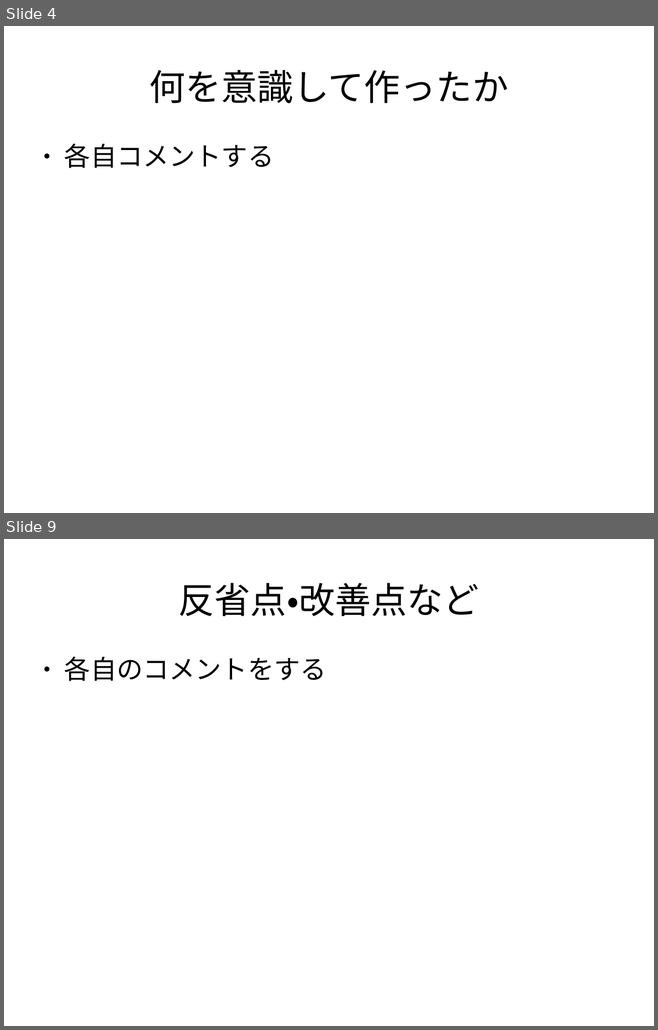
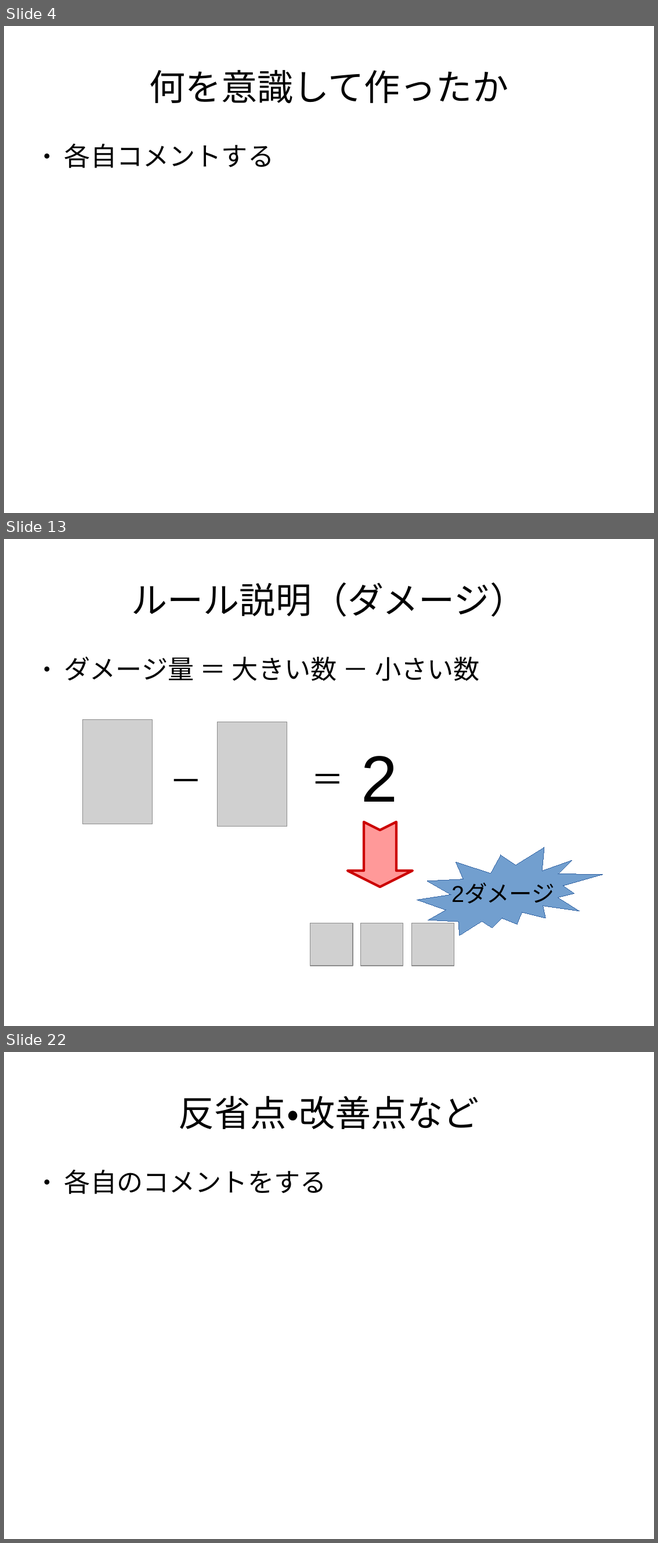
Before and after one commit to Hideya09/Casino, a slide deck: プレゼン資料/ゲーム制作発表.odp. Shown one above the other, each under a label of ours: slides 4 and 9 before the commit, slides 4, 13 and 22 after it; the slides between them are not shown. The pictures are 658x1030 and 658x1543 pixels, drawn with LibreOffice and Linux fonts; fonts in the diff are those of the drawing; grey boxes stand for pictures. Boxes give left, top, right and bottom in pixels: in the first picture for what was removed or moved away, otherwise in the second. Text is boxed around its words. In the diff, an @@ line names an element or a change of style, - is before the commit and + after.

```diff
--- a/プレゼン資料/ゲーム制作発表.odp
+++ b/プレゼン資料/ゲーム制作発表.odp
@@ slide 13 added at [4, 539, 654, 1026], background #FFFFFF @@
@@ title added at [132, 583, 526, 617], 44 pt, text #000000 @@
+ルール説明（ダメージ）
@@ text added at [64, 657, 480, 681], 32 pt, text #000000 @@
+● ダメージ量 ＝ 大きい数 － 小さい数
@@ picture added at [83, 720, 152, 824] @@
@@ picture added at [217, 722, 287, 827] @@
@@ text added at [164, 757, 208, 810], 40 pt, text #000000 @@
+－
@@ text added at [306, 756, 350, 809], 40 pt, text #000000 @@
+＝
@@ text added at [361, 756, 397, 802], 80 pt, text #000000 @@
+2
@@ freeform shape added at [348, 822, 412, 887], fill #FF9999, outline #CC0000 3 pt @@
@@ irregular seal added at [417, 848, 603, 936], fill #729FCF, outline #3465A4 0 pt, 28 pt, text #000000 @@
+2ダメージ
@@ picture added at [310, 924, 353, 966] @@
@@ picture added at [361, 924, 403, 966] @@
@@ picture added at [412, 924, 454, 966] @@
@@ what was slide 9 is now slide 22 @@
```
Also in this commit, not shown: 5 slides changed, 14 other slides added, 2 slides removed.
